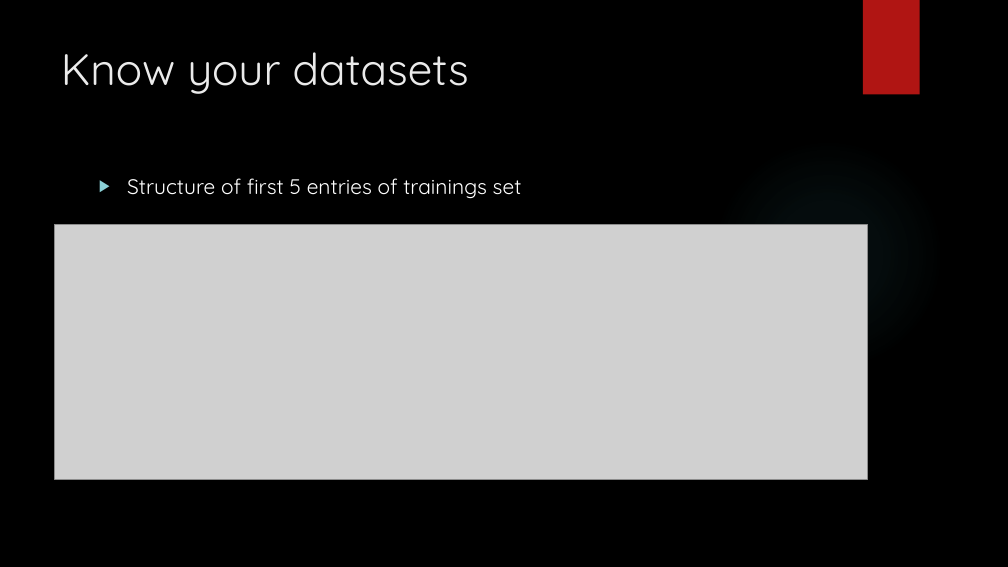
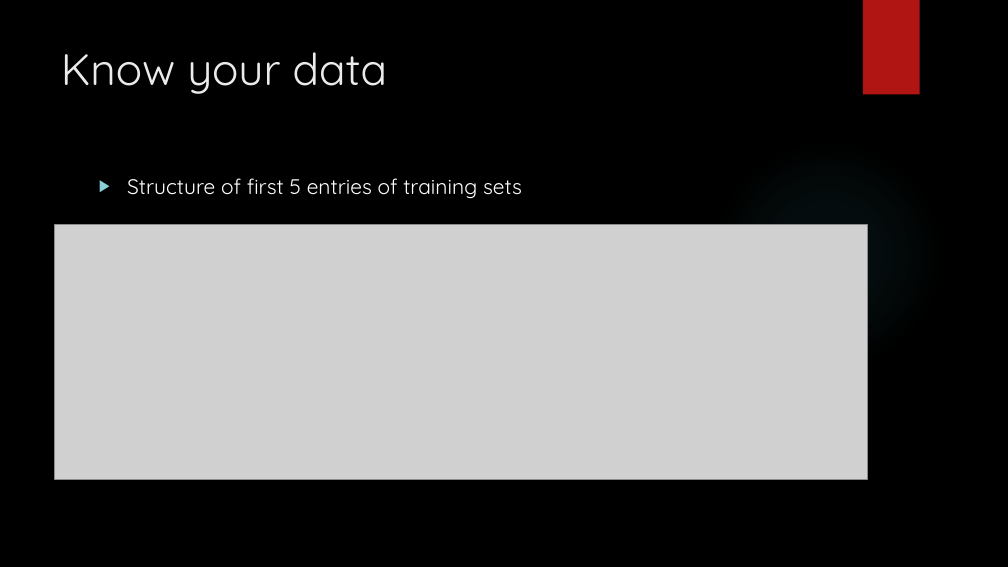
Before and after one commit to Beabir/TaskModule4_MNER, a slide deck: slide 6 of CAS NLP Module 4_jd_bb.pptx. Drawn at 1008x567 pixels with LibreOffice and Linux fonts; fonts in the diff are those of the drawing; grey boxes stand for pictures; background and template pictures are left out. Boxes give left, top, right and bottom in pixels: in the first picture for what was removed or moved away, otherwise in the second. Text is boxed around its words. In the diff, an @@ line names an element or a change of style, - is before the commit and + after.

```diff
--- a/CAS NLP Module 4_jd_bb.pptx
+++ b/CAS NLP Module 4_jd_bb.pptx
@@ title at (61,52,388,94): text changed @@
-Know your datasets
+Know your data
@@ text at (127,178,522,199): text changed @@
-▶ Structure of first 5 entries of trainings set
+▶ Structure of first 5 entries of training sets
```
Also in this commit, not shown: 7 other slides changed, 2 slides added, 1 slide removed, 1 other file.
